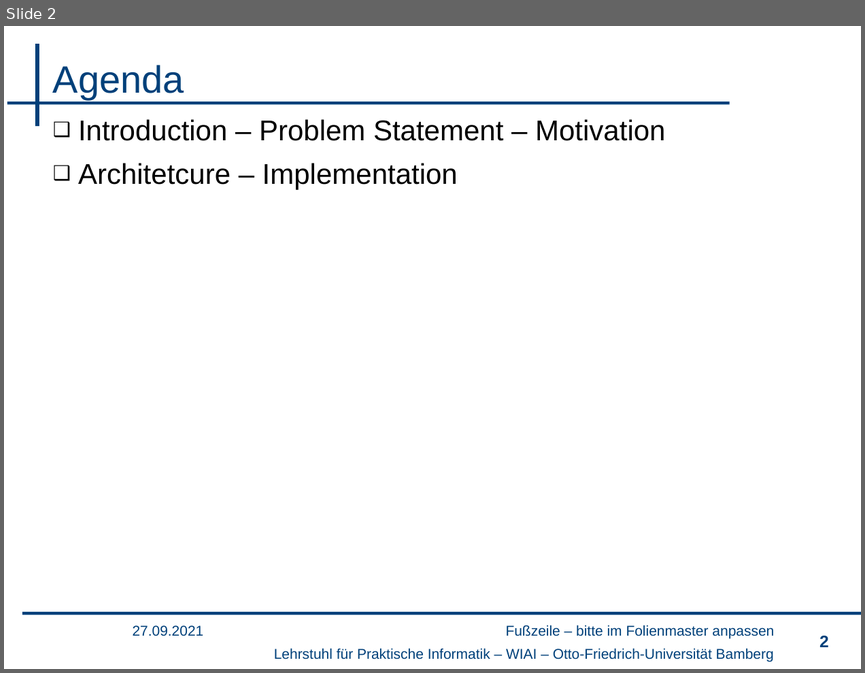
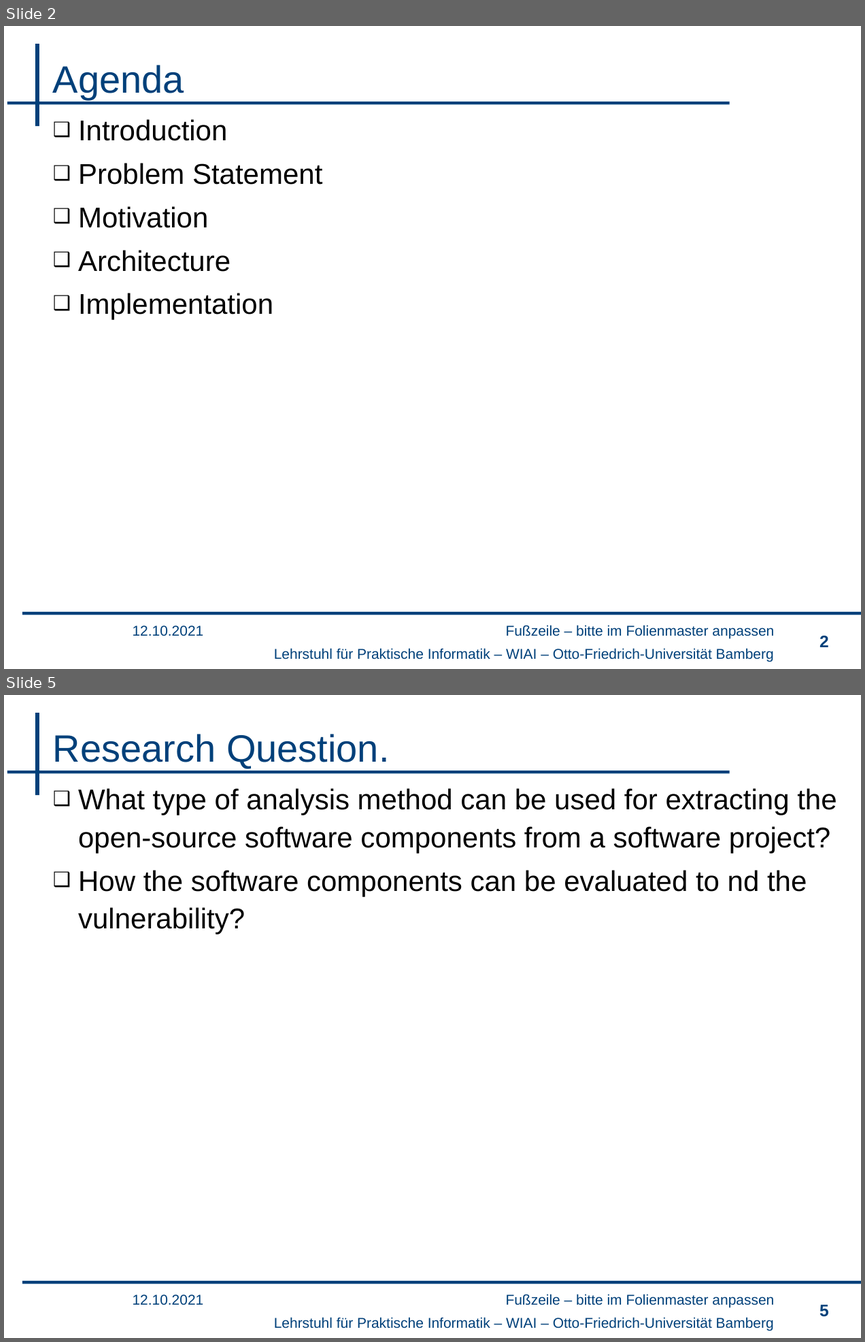
Before and after one commit to rhari26/thesis, a slide deck: Open-Source Software Discovery and Vulnerability Analysis.pptx. Shown one above the other, each under a label of ours: slide 2 before the commit, slides 2 and 5 after it; the slides between them are not shown. The pictures are 865x673 and 865x1342 pixels, drawn with LibreOffice and Linux fonts; fonts in the diff are those of the drawing; background and template pictures are left out. Boxes give left, top, right and bottom in pixels: in the first picture for what was removed or moved away, otherwise in the second. Text is boxed around its words. In the diff, an @@ line names an element or a change of style, - is before the commit and + after.

```diff
--- a/Open-Source Software Discovery and Vulnerability Analysis.pptx
+++ b/Open-Source Software Discovery and Vulnerability Analysis.pptx
@@ slide 5 added at box(4, 695, 861, 1338), background #FFFFFF; not listed: 5 template elements that a slide beside it also shows @@
@@ title added at box(53, 734, 390, 769), 32 pt, text #00407A @@
+Research Question.
@@ text added at box(78, 788, 836, 934), 24 pt, text #000000 @@
+❑ What type of analysis method can be used for extracting the open-source software components from a software project?
+❑ How the software components can be evaluated to nd the vulnerability?
@@ text added at box(133, 1294, 204, 1305), 12 pt, text #00407A @@
+12.10.2021
@@ page number added at box(819, 1304, 829, 1317), 14 pt, text #00407A @@
+5
@@ slide 2 changed as well @@
@@ text at box(78, 119, 322, 320): text changed @@
-❑ Introduction – Problem Statement – Motivation
-❑ Architetcure – Implementation
+❑ Introduction
+❑ Problem Statement
+❑ Motivation
+❑ Architecture
+❑ Implementation
@@ text at box(133, 625, 204, 636): text changed @@
-27.09.2021
+12.10.2021
```
Also in this commit, not shown: 1 other slide changed, 10 other slides added.
